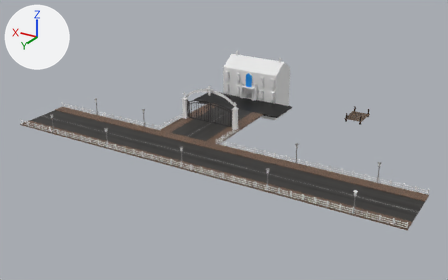
Before and after pictures for a commit that changed the FBX model Assets/Terrain.fbx.
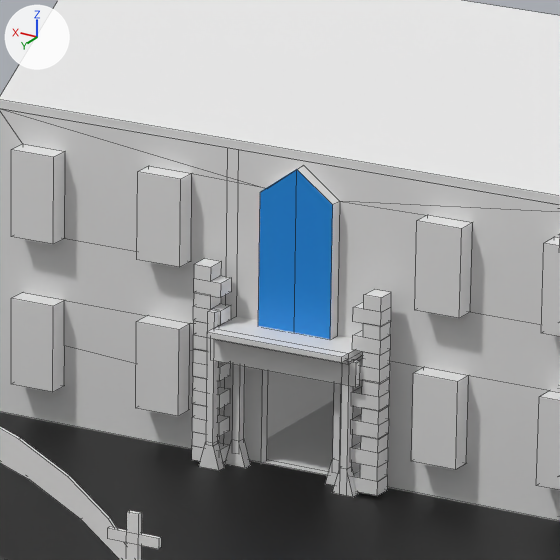
There are two pictures of each version: one whole from a 50 mm camera at (-55.2, 86.7, 44.1) aimed at (0.5, -6.2, -2.4), one close up on the part from 50% to 61% of the width and 21% to 38% of the height. The lights are fixed; the arrows at upper left show +X, +Y and +Z. The close-ups show mesh edges as thin lines. Where no turn or scale is listed for an object, it has been applied to the vertices.
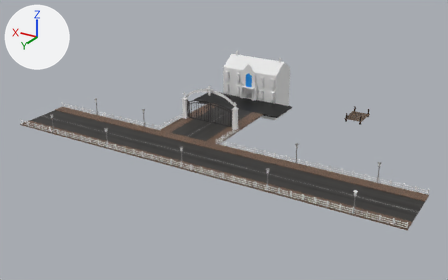
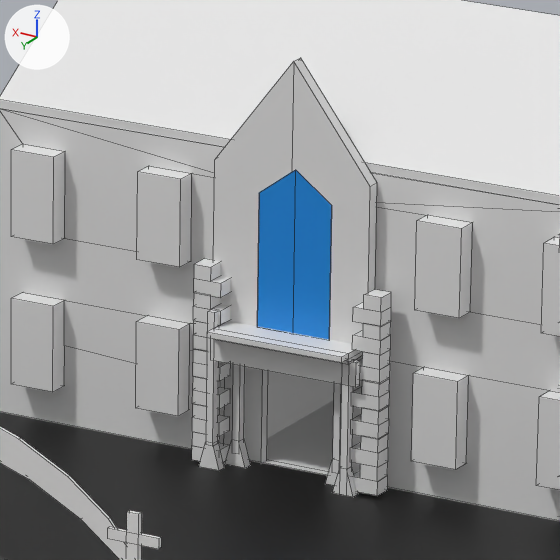
Pixel boxes (x1, y1, x2, y2) of what changed, in the close-ups (560 x 560 px):
```json
{"object": "Cube.031", "change": "reshaped, moved, rescaled", "after": [213, 58, 377, 361], "on screen": "not visible before"}
```

The change, as JSON lines over the scene's bpy script:
```json
{"block": "me_cube_188", "where": "# used by ob_cube_031; location = (10.4, -29.87, 2.2); scale = (0.756, 0.162, 0.109)"}
{"op": "remove", "block": "me_cube_188", "code": "me_cube_188.from_pydata(...)  # 8 vertices, 6 faces; spans x -1.12..1.0, y -1.0..1.0, z -1.0..1.31"}
{"op": "add", "block": "me_cube_188", "code": "me_cube_188.from_pydata(...)  # 28 vertices, 16 faces; spans x -2.18..1.0, y -1.0..0.27, z -1.0..4.6"}
{"block": "me_cube_188", "change": "me_cube_188 part 1"}
{"block": "me_cube_188", "change": "7 vertices are removed from x -1.12..1.0, y -1.0..1.0, z -1.0..1.31"}
{"block": "me_cube_188", "change": "6 faces are deleted"}
{"block": "me_cube_188", "change": "15 vertices are added at x -2.18..1.0, y -1.0..0.27, z -1.0..4.6"}
{"block": "me_cube_188", "change": "12 new vertices lie (0.0, 1.27, 0.0) away from vertices in x -2.18..1.0, y -1.0, z -1.0..4.6"}
{"block": "me_cube_188", "change": "16 new faces join them"}
{"op": "set", "path": "ob_cube_031.location", "old": "(10.4, -29.87, 2.2)", "new": "(5.65, -23.84, 2.88)"}
{"op": "set", "path": "ob_cube_031.scale", "old": "(0.756, 0.162, 0.109)", "new": "(1.0, 0.207, 1.0)"}
```
